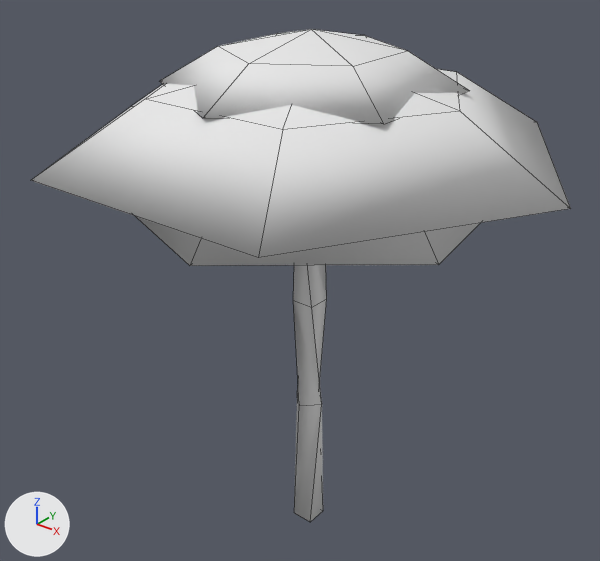
Renders of the OBJ model features/trees/models/palm.obj from each side of a commit.
One viewpoint serves both versions: a 50 mm lens placed at (38.5, -49.4, 54.1), pointed at (-1.2, 0.2, 23.4). The axes (+X, +Y, +Z) are drawn at lower left. The lights are the same throughout. Mesh edges are drawn as thin lines. Where no turn or scale is listed for an object, it has been applied to the vertices.

Names of what the first picture shows: 'Cube3', 'leafs_sep7'.
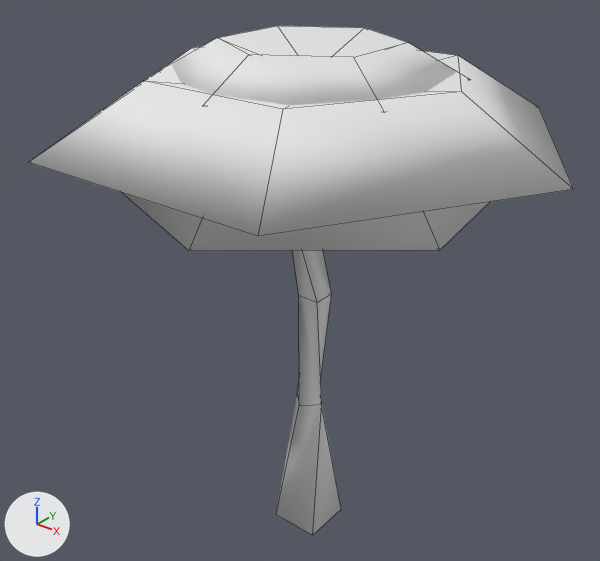
Changed parts and their boxes [x1, y1, x2, y2] in the pictures (600 x 561 px; the box of a moved part takes in the faces that stretch with it):
'leafs_sep7', reshaped: before [31, 29, 571, 266]; after [28, 26, 574, 251]
'Cube3', reshaped: before [293, 265, 327, 522]; after [276, 250, 341, 535]
part 1 of me_cube3, moved or reshaped: before [293, 265, 327, 406]; after [293, 250, 332, 406]
part 2 of me_cube3, moved or reshaped: before [294, 396, 323, 522]; after [276, 396, 341, 535]

The edits, one by one:
me_cube3 has 20 vertices, 18 faces and spans x -1.4..1.4, y -1.4..1.4, z -1.0..40.9.
me_cube3 is used by ob_cube3; location (0.0, 0.0, 0.0).
me_cube3 part 1: all 4 vertices in x -1.0..1.0, y -1.0..1.0, z 22.0 are moved by (-0.2, 1.0, 0.0).
Part 2, on me_cube3:
Vertex 0 of me_cube3 moves from (-1.0, 1.0, -1.0) to (-2.2, 2.2, -1.0).
Vertex 1 of me_cube3 moves from (-1.0, -1.0, -1.0) at pixel (294, 512) to (-2.2, -2.2, -1.0) at pixel (276, 514).
Vertex 4 of me_cube3 moves from (1.0, 1.0, -1.0) at pixel (323, 510) to (2.2, 2.2, -1.0) at pixel (341, 509).
Vertex 5 of me_cube3 moves from (1.0, -1.0, -1.0) at pixel (310, 522) to (2.2, -2.2, -1.0) at pixel (312, 535).
me_leafs_sep7 is used by ob_leafs_sep7; location (0.0, 0.0, 0.0).
me_leafs_sep7 had 42 vertices, 54 faces and spanned x -20.9..20.9, y -18.1..18.1, z 31.6..44.1.
me_leafs_sep7 now has 42 vertices, 54 faces and spans x -20.9..20.9, y -18.1..18.1, z 32.6..43.3.
me_leafs_sep7 part 3: 42 of 42 vertices moved; they spanned x -20.9..20.9, y -18.1..18.1, z 31.6..44.1 and now span x -20.9..20.9, y -18.1..18.1, z 32.6..43.3; mean shift (0.0, 0.0, 0.6); largest move (-2.5, 15.8, 31.6) -> (-0.2, 11.7, 40.8).
